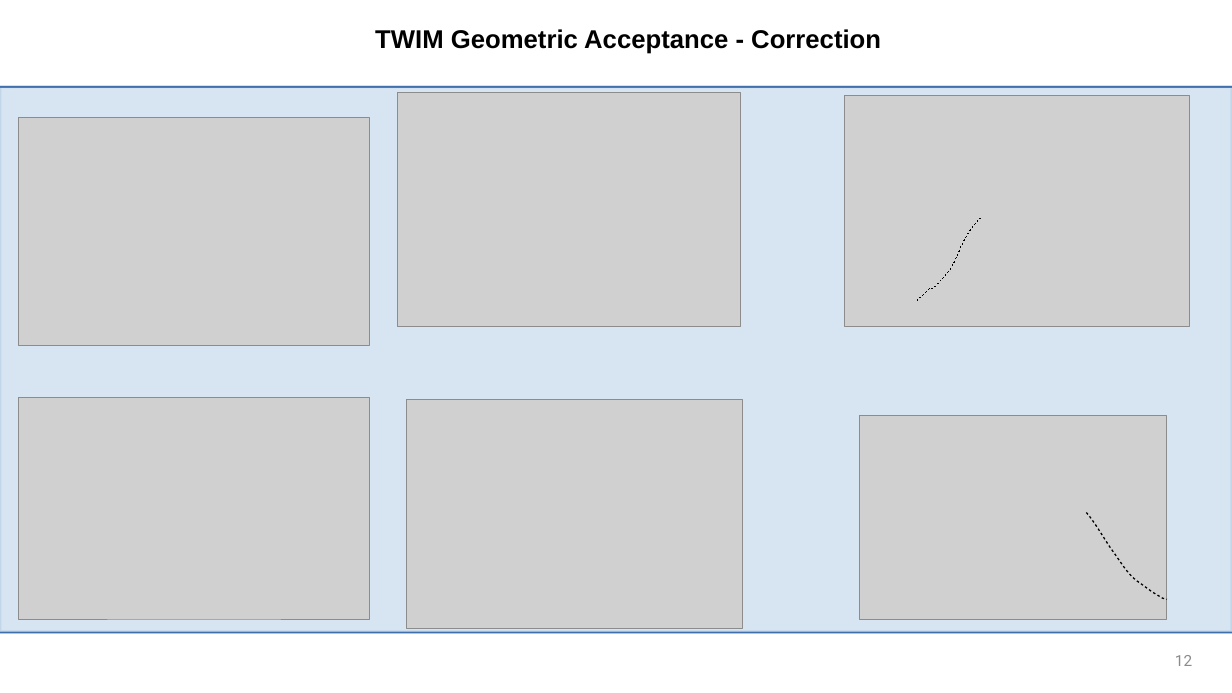
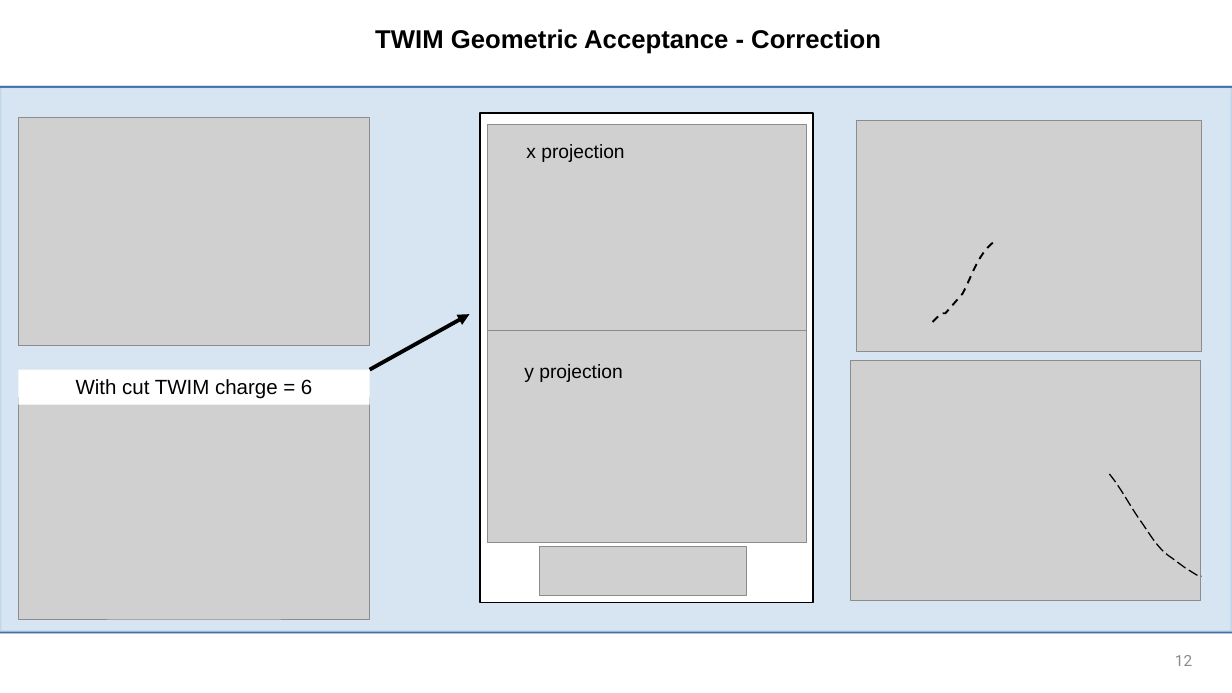
Before and after one commit to jenegger/r3bweek24_gsi, a slide deck: slide 12 of r3bweek_24_gsi.odp. Drawn at 1232x693 pixels with LibreOffice and Linux fonts; fonts in the diff are those of the drawing; grey boxes stand for pictures; background and template pictures are left out. Boxes give left, top, right and bottom in pixels: in the first picture for what was removed or moved away, otherwise in the second. Text is boxed around its words. In the diff, an @@ line names an element or a change of style, - is before the commit and + after.

```diff
--- a/r3bweek_24_gsi.odp
+++ b/r3bweek_24_gsi.odp
@@ picture: place and size @@
-picture at bbox=[844, 95, 1189, 326]
+picture at bbox=[488, 124, 806, 330]
@@ picture: place and size @@
-picture at bbox=[860, 416, 1166, 620]
+picture at bbox=[856, 120, 1202, 351]
@@ freeform shape removed at bbox=[917, 218, 981, 300] @@
@@ freeform shape: place and size @@
-freeform shape at bbox=[1086, 513, 1166, 600]
+freeform shape at bbox=[929, 243, 993, 325]
@@ freeform shape at bbox=[929, 243, 993, 325]: outline #000000 0.99 pt to #000000 1.5 pt dashed @@
@@ arrow added from (370, 370) to (470, 314), #000000 3 pt @@
@@ rectangle added at bbox=[18, 370, 370, 405], fill #FFFFFF, 16 pt, text #000000 @@
+With cut TWIM charge = 6
@@ group added at bbox=[481, 113, 813, 603]: 2 texts, 1 rectangle, 1 picture @@
+x projection
+y projection
@@ picture: place and size @@
-picture at bbox=[397, 92, 740, 326]
+picture at bbox=[850, 360, 1201, 601]
@@ freeform shape added at bbox=[1109, 474, 1202, 577], outline #000000 0.99 pt dashed @@
@@ picture: place and size @@
-picture at bbox=[407, 399, 742, 628]
+picture at bbox=[539, 546, 746, 595]
```
Also in this commit, not shown: 3 other slides changed, 7 slides removed, 2 other files.
